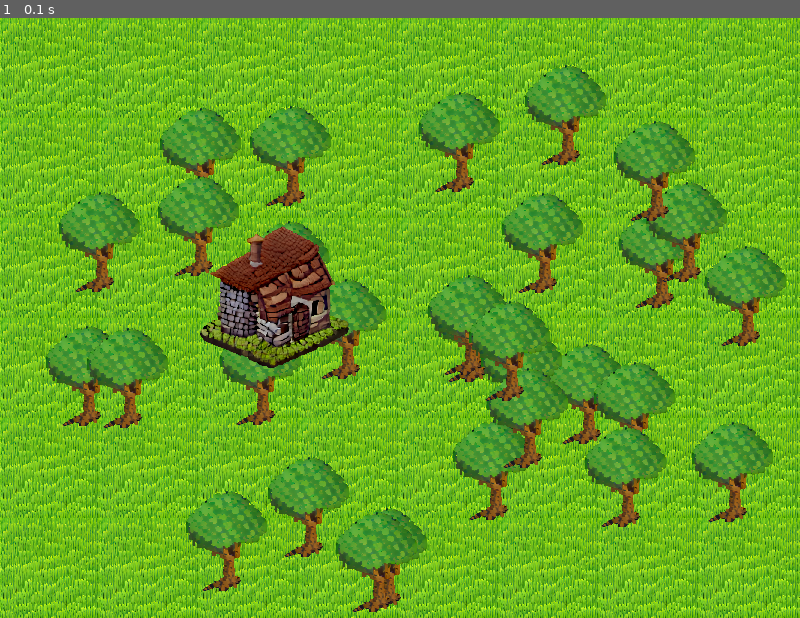
Above: before the commit, frame 1.
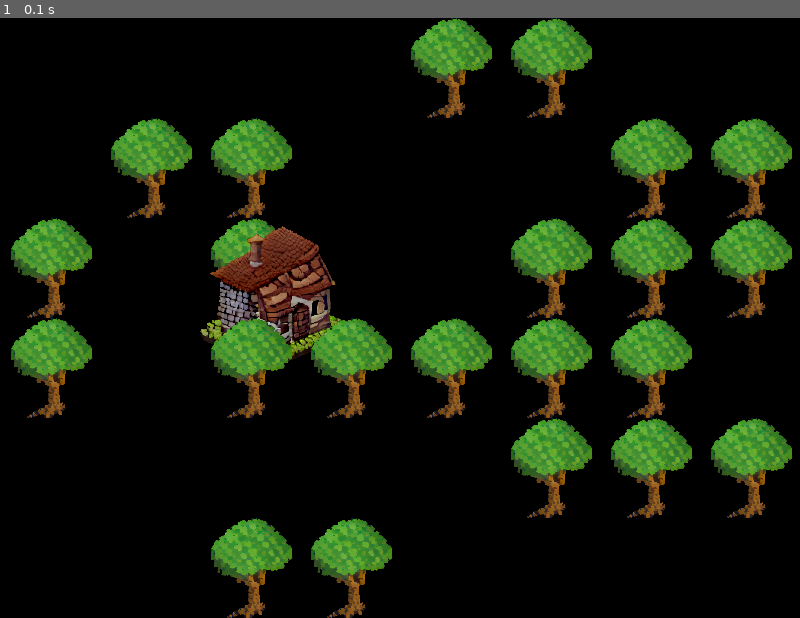
Above: after the commit, the same moment.

Repository: GendalfBlack/GB-PythonRTSGame
Game: pygame game, started from PyGameRTS/main.py
The game is run twice, just before and just after one commit, with the same random seed, the same clock (stepped at 60 frames per second) and the same inputs.
Inputs:
- Up to frame 1 (0.1 s): no input

The runs differ from the first frame. In frame 1, 95% of the frame differs, in the area x 0-100%, y 0-100%.

Commit message:
GameObject sprite separated in class. Render class handles all sprites. No need to draw function in gameobject. Some methods became static where needed.

Diff:
--- a/PyGameRTS/gameClass.py
+++ b/PyGameRTS/gameClass.py
@@ -1,20 +1,24 @@
 import sys
 from pygame import *
+from spriteComponent import Render
+
 
 class Game:
-    gameobjects = []
     screen = None
+
     def __init__(self, size):
         init()
         Game.screen = display.set_mode(size)
 
-
-    def run(self):
+    @staticmethod
+    def run():
         while True:
-            for _event in event.get():
+            events = event.get()
+            for _event in events:
                 if _event.type == QUIT:
                     quit()
                     sys.exit()
-            for g in Game.gameobjects:
-                g.draw()
+
+            Render.render_sprites(Game.screen)
+
             display.flip()
--- a/PyGameRTS/gameObject.py
+++ b/PyGameRTS/gameObject.py
@@ -1,34 +1,18 @@
 import pygame
 from gameClass import Game
+from spriteComponent import SpriteComponent
 
-class SpriteLoader:
-    sprites = {}
-    def __init__(self):
-        self.load("Sprites/tree-sprite.png", "tree")
-        self.load("Sprites/house-sprite.png", "house")
-        self.load("Sprites/grass-tile.png", "grass")
-    def load(self, path, name):
-        SpriteLoader.sprites[name] = pygame.image.load(path)
 
 class GameObject:
+    clicked = None
+
     def __init__(self, pos = None, **args):
         self.pos = pos
-        if "name" in args.keys():
-            self.name = args["name"]
-        else:
-            self.name = "Empty"
-        if "sprite" in args.keys():
-            self.sprite = SpriteLoader.sprites[args["sprite"]]
-        else:
-            self.sprite = None
+        if "name" in args.keys(): self.name = args["name"]
+        else: self.name = "Empty"
+        if "sprite" in args.keys(): self.sprite = SpriteComponent(args["sprite"], self)
+        else: self.sprite = None
         if "size" in args.keys():
             self.size = args["size"]
-            self.sprite = pygame.transform.scale(self.sprite, args["size"])
-        else:
-            self.size = (0,0)
-        self.instantiate()
-    def instantiate(self):
-        if self not in Game.gameobjects:
-            Game.gameobjects.append(self)
-    def draw(self):
-        Game.screen.blit(self.sprite, self.pos)
+            self.sprite.resize(self.size)
+        else: self.size = (0,0)
--- a/PyGameRTS/main.py
+++ b/PyGameRTS/main.py
@@ -1,18 +1,14 @@
 import random as rnd
-from gameObject import *
+from gameObject import GameObject
 from gameClass import Game
+from spriteComponent import SpriteLoader
 
 SpriteLoader()
 
 w = Game((800, 600))
 
-
-for i in range(8):
-    for j in range(6):
-        GameObject((i*100, j*100),sprite="grass", size=(100,100))
-
 for i in range(30):
-    GameObject((rnd.randint(0,700),rnd.randint(0,500)), name="tree", sprite="tree", size=(100,100))
-GameObject((200,200), name="tree", sprite="house", size=(150,150))
+    GameObject((rnd.randint(0,7)*100,rnd.randint(0,5)*100), name="tree", sprite="tree", size=(100,100))
+GameObject((200,200), name="house", sprite="house", size=(150,150))
 
 w.run()
--- /dev/null
+++ b/PyGameRTS/spriteComponent.py
@@ -0,0 +1,39 @@
+import pygame
+
+
+class SpriteLoader:
+    sprites = {}
+
+    def __init__(self):
+        SpriteLoader.load("Sprites/tree-sprite.png", "tree")
+        SpriteLoader.load("Sprites/house-sprite.png", "house")
+        SpriteLoader.load("Sprites/grass-tile.png", "grass")
+
+    @staticmethod
+    def load(path, name):
+        SpriteLoader.sprites[name] = pygame.image.load(path)
+
+
+class SpriteComponent:
+    sprites = []
+
+    def __init__(self, name, parent = None):
+        if parent: self.parent = parent
+        else: self.parent = None
+
+        self.sprite = SpriteLoader.sprites[name]
+        SpriteComponent.sprites.append(self)
+        SpriteComponent.sprites.sort()
+
+    def resize(self, size):
+        self.sprite = pygame.transform.scale(self.sprite, size)
+
+    def __lt__(self, other):
+        return self.parent.pos[1] < other.parent.pos[1]
+
+
+class Render:
+    @staticmethod
+    def render_sprites(screen):
+        for s in SpriteComponent.sprites:
+            screen.blit(s.sprite, s.parent.pos)
